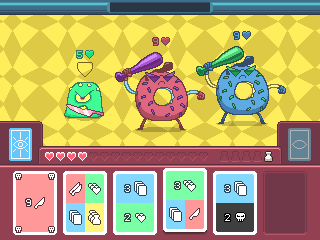
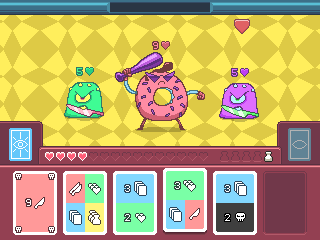
Two versions of the same layered image (320x240). Layer-by-layer changes:
added layer "Layer 2" above "donut 2" over [234,19,250,34]
hid "donut 2", painted on it over [196,35,286,124]
painted on "donut 1" over [116,41,205,125]
removed layer "Layer 1 copy 2" over [233,31,251,40]
removed layer "Layer 1 copy" over [152,37,170,46]
removed layer "Layer 1" over [77,62,93,77]
added layer "gumdrop copy" above "gumdrop" over [219,68,259,119]
painted on "gumdrop" over [65,50,100,117]
painted on "shadows" over [216,115,268,126]
